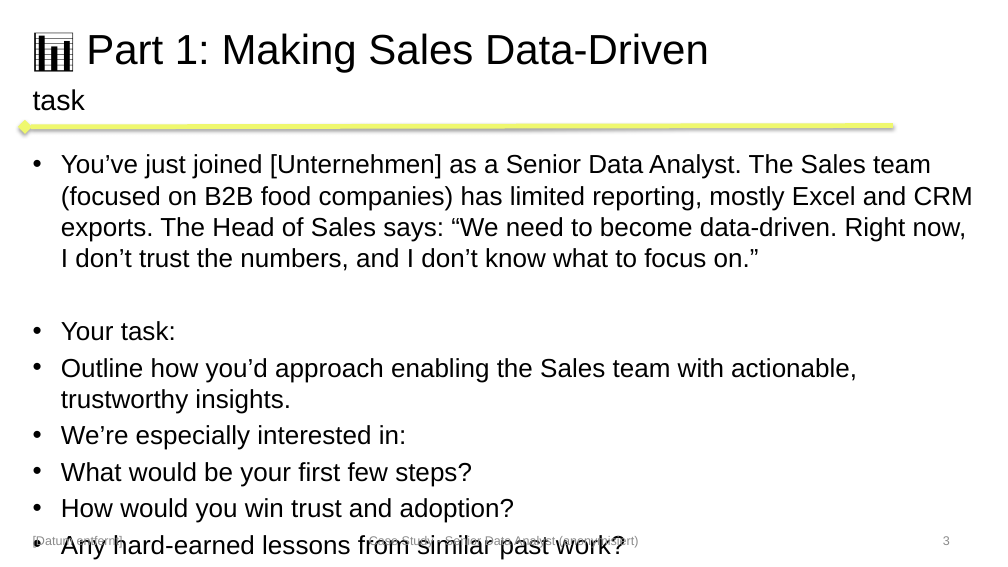
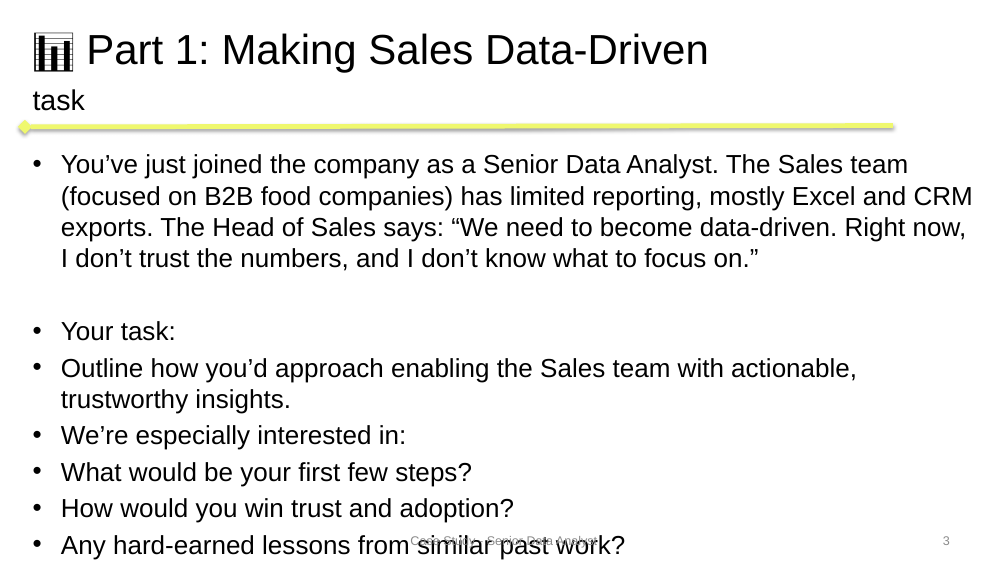
Before and after one commit to jana212/portfolio, a slide deck: slide 3 of showcases/sales_insights/assets/sales_insight_case_study_anonymized.pptx. Drawn at 1008x567 pixels with LibreOffice and Linux fonts; fonts in the diff are those of the drawing; background and template pictures are left out. Boxes give left, top, right and bottom in pixels: in the first picture for what was removed or moved away, otherwise in the second. Text is boxed around its words. In the diff, an @@ line names an element or a change of style, - is before the commit and + after.

```diff
--- a/showcases/sales_insights/assets/sales_insight_case_study_anonymized.pptx
+++ b/showcases/sales_insights/assets/sales_insight_case_study_anonymized.pptx
@@ text at <box>61,154,973,271</box>: text changed @@
-• You’ve just joined [Unternehmen] as a Senior Data Analyst. The Sales team (focused on B2B food companies) has limited reporting, mostly Excel and CRM exports. The Head of Sales says: “We need to become data-driven. Right now, I don’t trust the numbers, and I don’t know what to focus on.”
+• You’ve just joined the company as a Senior Data Analyst. The Sales team (focused on B2B food companies) has limited reporting, mostly Excel and CRM exports. The Head of Sales says: “We need to become data-driven. Right now, I don’t trust the numbers, and I don’t know what to focus on.”
@@ text removed at <box>33,535,123,548</box> @@
-[Datum entfernt]
@@ text at <box>443,535,597,548</box>: text changed @@
-Case Study - Senior Data Analyst (anonymisiert)
+Case Study - Senior Data Analyst
```
Also in this commit, not shown: 13 other slides changed, 1 other file.
